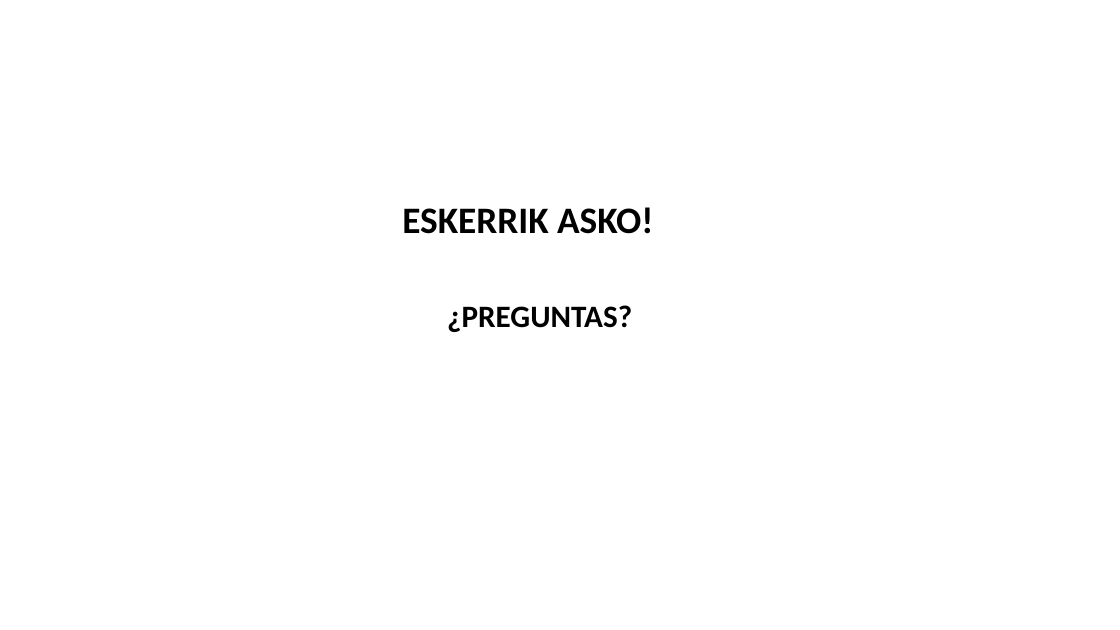
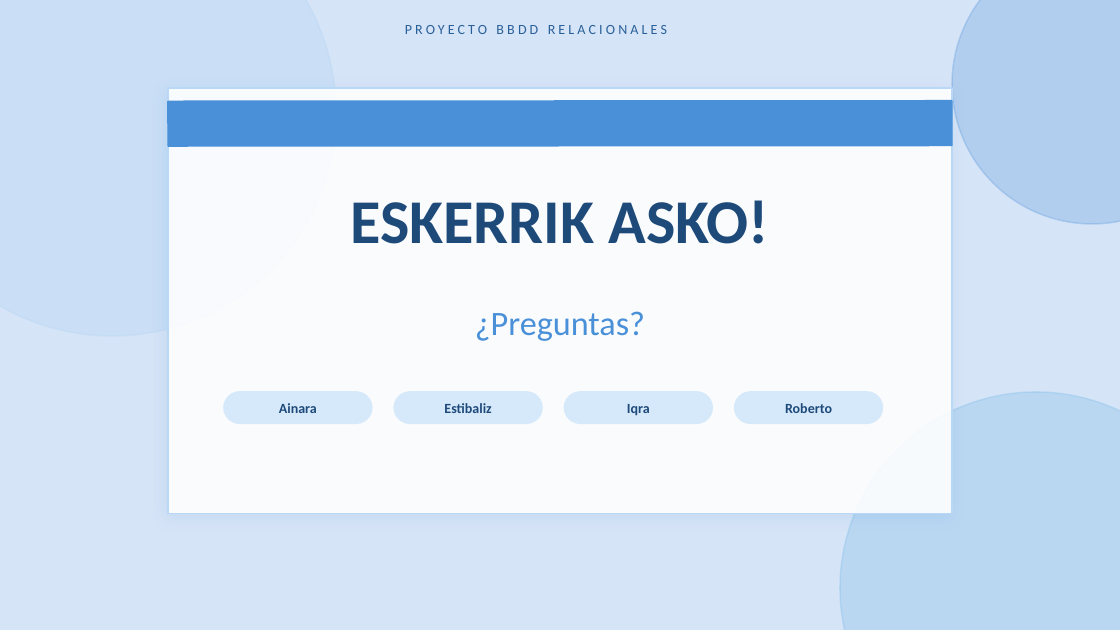
Before and after one commit to RobertoCantero82/base_datos_relacional_escuela, a slide deck: slide 5 of presentacion/proyecto_bbdd.pptx. Drawn at 1120x630 pixels with LibreOffice and Linux fonts; fonts in the diff are those of the drawing. Boxes give left, top, right and bottom in pixels: in the first picture for what was removed or moved away, otherwise in the second. Text is boxed around its words. In the diff, an @@ line names an element or a change of style, - is before the commit and + after.

```diff
--- a/presentacion/proyecto_bbdd.pptx
+++ b/presentacion/proyecto_bbdd.pptx
@@ background #FFFFFF to #D6E4F7 @@
@@ ellipse added at [0, 0, 336, 336], fill #B8D8F5 at 40% opacity, outline #B8D8F5 1 pt @@
@@ text added at [405, 25, 667, 34], 9 pt, text #2A6099 @@
+PROYECTO BBDD RELACIONALES
@@ ellipse added at [952, 0, 1120, 224], fill #4A90D9 at 25% opacity, outline #4A90D9 1 pt @@
@@ rectangle added at [168, 88, 952, 514], fill #FFFFFF at 90% opacity, outline #B8D8F5 1 pt @@
@@ rectangle added at [168, 101, 952, 146], fill #4A90D9, outline #4A90D9 1 pt @@
@@ text "ESKERRIK ASKO!": place and size @@
-text "ESKERRIK ASKO!" at [402, 207, 653, 234]
+text "ESKERRIK ASKO!" at [351, 200, 770, 244]
@@ text "ESKERRIK ASKO!" at [351, 200, 770, 244]: size 24 to 40 pt, text colour #000000 to #1E4A7A; alignment left to centre; vertical alignment top to middle @@
@@ text "¿Preguntas?" at [475, 311, 645, 341]: vertical alignment top to middle @@
@@ text at [475, 311, 645, 341]: text changed; size 20 to 22 pt; text colour #000000 to #4A90D9; bold off @@
-¿PREGUNTAS?
+¿Preguntas?
@@ rounded rectangle added at [224, 392, 372, 423], fill #D6E9FA, outline #D6E9FA 1 pt @@
@@ text added at [279, 403, 317, 413], 9 pt, text #1E4A7A, bold @@
+Ainara
@@ rounded rectangle added at [394, 392, 542, 423], fill #D6E9FA, outline #D6E9FA 1 pt @@
@@ text added at [444, 403, 491, 413], 9 pt, text #1E4A7A, bold @@
+Estibaliz
@@ rounded rectangle added at [564, 392, 712, 423], fill #D6E9FA, outline #D6E9FA 1 pt @@
@@ text added at [627, 404, 650, 415], 9 pt, text #1E4A7A, bold @@
+Iqra
@@ rounded rectangle added at [735, 392, 883, 423], fill #D6E9FA, outline #D6E9FA 1 pt @@
@@ text added at [785, 403, 832, 413], 9 pt, text #1E4A7A, bold @@
+Roberto
@@ ellipse added at [840, 392, 1120, 630], fill #7BBCE8 at 30% opacity, outline #7BBCE8 1 pt @@
```
Also in this commit, not shown: 3 other slides changed, 1 slide added, 1 slide removed, 3 other files.
